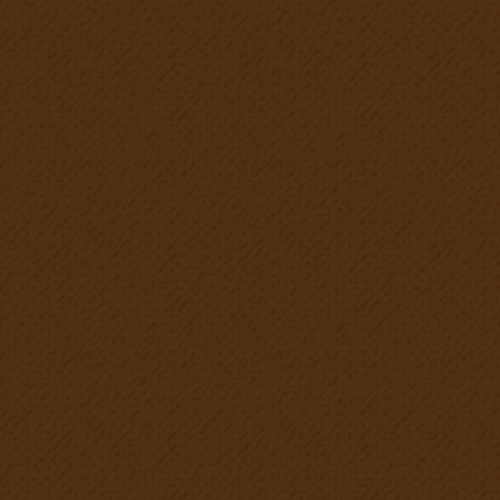
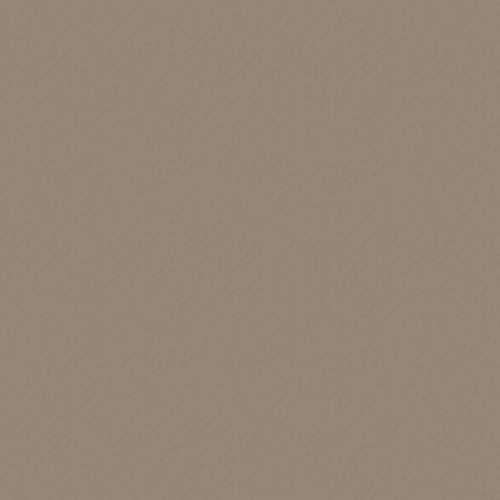
Before/after of a (500, 500) layered artwork. What changed in the layer stack:
renamed "dark_earth" to "earth", painted on it over [left=0, top=0, right=500, bottom=500]
